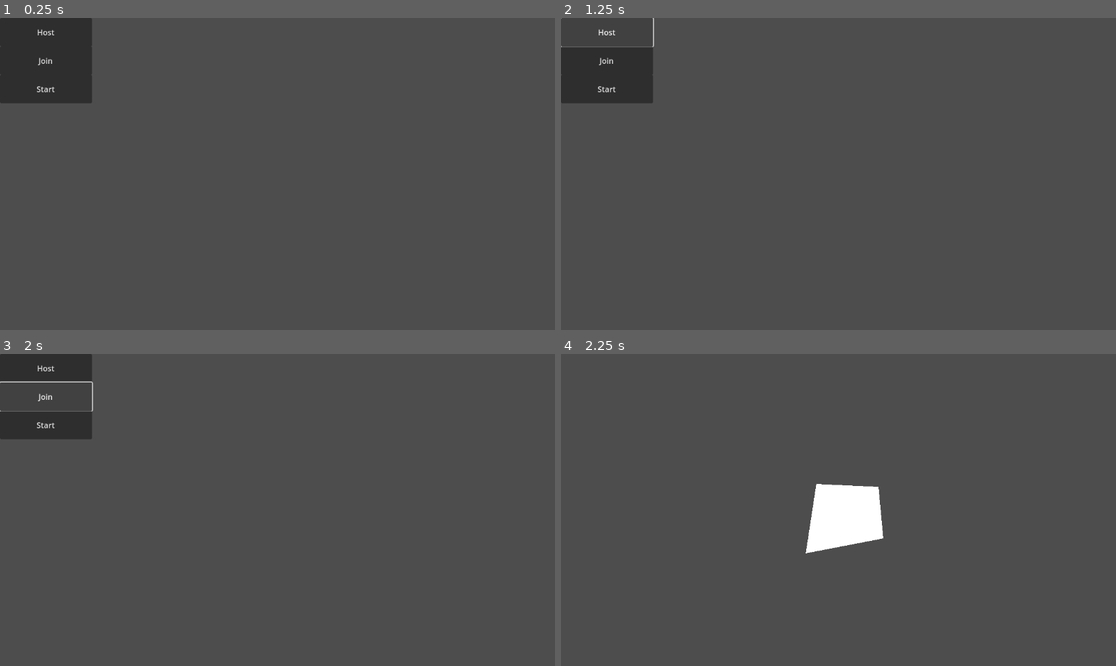
Above: before the commit, frames 1-4 (two rows, left to right).
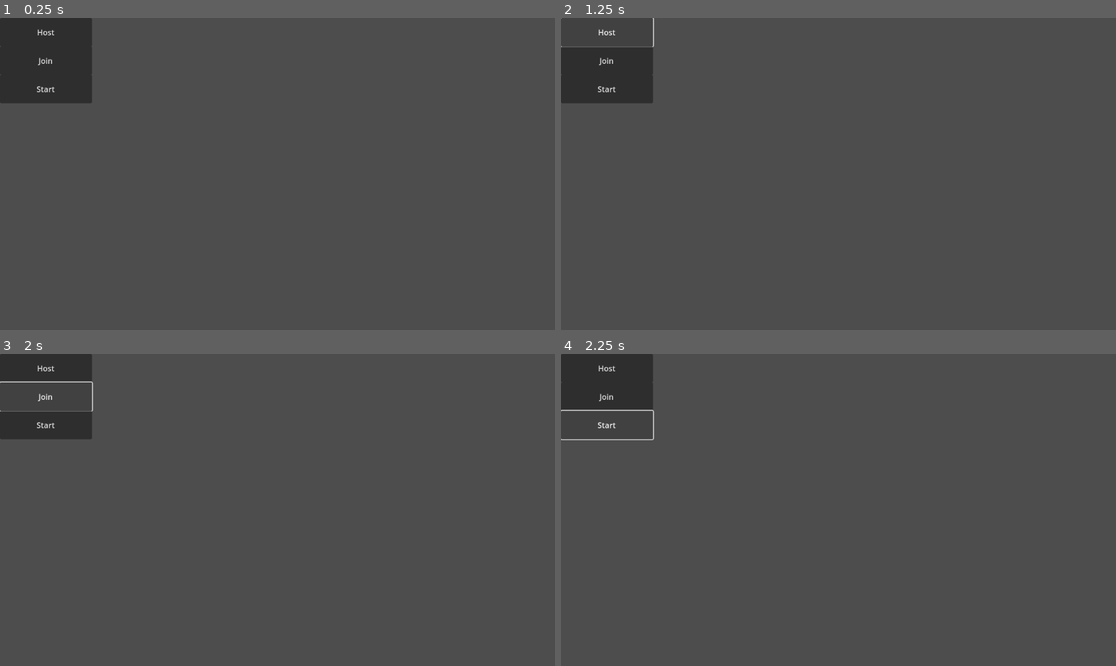
Above: after the commit, the same moments.

Repository: Laxen/godot_enet_multiplayer
Game: Godot game, scene res://Main.tscn
The game is run twice, just before and just after one commit, with the same random seed, the same clock (stepped at 60 frames per second) and the same inputs.
Inputs:
- Up to frame 1 (0.25 s): no input
- Up to frame 2 (1.25 s): click "Host" at 0.5 s
- Up to frame 3 (2 s): click "Join" at 1.25 s
- Up to frame 4 (2.25 s): click "Start" at 2 s

Frames 1-3 are identical in both runs. In frame 4, 5.6% of the frame differs, in the area x 0-59%, y 0-64%.
Error before the commit: Invalid operands 'String' and 'int' in operator '+'. (res://EnetControl.gd:49)
Error after the commit: Invalid operands 'String' and 'int' in operator '+'. (res://EnetControl.gd:17)

Commit message:
Simplify spawning and remove unnecessary code

Diff:
--- a/EnetControl.gd
+++ b/EnetControl.gd
@@ -3,44 +3,12 @@
 var address = "127.0.0.1"
 var port = 8910
 var max_players = 2
-
 var peer
 
-func _ready():
-	multiplayer.peer_connected.connect(peer_connected)
-	multiplayer.peer_disconnected.connect(peer_disconnected)
-	multiplayer.connected_to_server.connect(connected_to_server)
-	multiplayer.connection_failed.connect(connection_failed)
-
-@rpc("any_peer", "call_local")
 func start_game():
 	var scene = load("res://Game.tscn").instantiate()
 	get_tree().root.add_child(scene)
 	self.hide()
-
-func peer_connected(id):
-	print("Player connected: " + str(id))
-
-func peer_disconnected(id):
-	print("Player disconnected: " + str(id))
-
-func connected_to_server():
-	print("Connected to server!")
-	send_player_information.rpc_id(1, multiplayer.get_unique_id(), multiplayer.get_unique_id())
-
-func connection_failed():
-	print("Connection failed!")
-
-@rpc("any_peer")
-func send_player_information(name, id):
-	GameManager.players[id] = {
-		"name": name,
-		"id": id
-	}
-
-	if multiplayer.is_server():
-		for i in GameManager.players:
-			send_player_information.rpc(GameManager.players[i].name, i)
 
 func _on_host_pressed():
 	peer = ENetMultiplayerPeer.new()
@@ -48,11 +16,9 @@
 	if error != OK:
 		print("Cannot host: " + error)
 		return
-	peer.get_host().compress(ENetConnection.COMPRESS_RANGE_CODER)
+	multiplayer.set_multiplayer_peer(peer)
 
-	multiplayer.set_multiplayer_peer(peer)
-	send_player_information(multiplayer.get_unique_id(), multiplayer.get_unique_id())
-	print("Wating for players...")
+	start_game()
 
 func _on_join_pressed():
 	peer = ENetMultiplayerPeer.new()
@@ -60,5 +26,4 @@
 	peer.get_host().compress(ENetConnection.COMPRESS_RANGE_CODER)
 	multiplayer.set_multiplayer_peer(peer)
 
-func _on_start_pressed():
-	start_game.rpc()
+	start_game()
--- a/Game.gd
+++ b/Game.gd
@@ -3,12 +3,13 @@
 @export var player_scene : PackedScene
 
 func _ready():
-	# Spawns players and sets the node name to their ID, which in turn is used
-	# in the player script to set multiplayer authority
-	var index = 0
-	for pid in GameManager.players:
-		var player = player_scene.instantiate()
-		player.name = str(pid)
-		player.global_position.x = player.global_position.x + 100 * index
-		add_child(player)
-		index += 1
+	if not is_multiplayer_authority():
+		return
+
+	multiplayer.peer_connected.connect(add_player)
+	add_player(1)
+
+func add_player(id):
+	var player = player_scene.instantiate()
+	player.name = str(id)
+	$SpawnRoot.add_child(player)
--- a/Game.tscn
+++ b/Game.tscn
@@ -11,3 +11,9 @@
 polygon = PackedVector2Array(-46, -54, 83, -48, 93, 59, -68, 90)
 
 [node name="Camera2D" type="Camera2D" parent="."]
+
+[node name="MultiplayerSpawner" type="MultiplayerSpawner" parent="."]
+_spawnable_scenes = PackedStringArray("res://Player.tscn")
+spawn_path = NodePath("../SpawnRoot")
+
+[node name="SpawnRoot" type="Node2D" parent="."]
--- a/GameManager.gd
+++ /dev/null
@@ -1,3 +0,0 @@
-extends Node
-
-var players = {}
--- a/Player.gd
+++ b/Player.gd
@@ -1,10 +1,8 @@
 extends CharacterBody2D
 
 const SPEED = 300.0
-#@onready var cam = $Camera2D
 
-func _ready():
-	#cam.enabled = is_multiplayer_authority()
+func _enter_tree():
 	set_multiplayer_authority(name.to_int())
 
 func _physics_process(delta):
--- a/project.godot
+++ b/project.godot
@@ -14,10 +14,6 @@
 run/main_scene="res://Main.tscn"
 config/features=PackedStringArray("4.2", "Forward Plus")
 config/icon="res://icon.svg"
-
-[autoload]
-
-GameManager="*res://GameManager.gd"
 
 [input]
 
